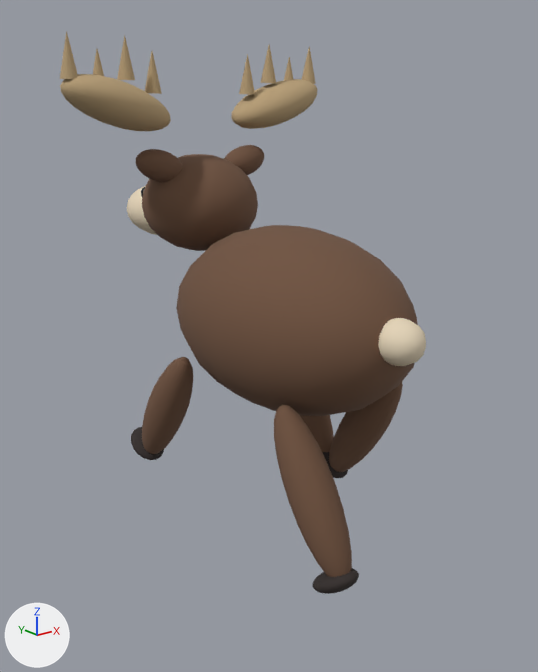
The glTF model public/models/moose.glb: old version first, new version second.
Rendered twice from a 50 mm lens placed at (-3.44, -4.1, 3.17), pointed at (-0.04, 0.15, 1.47). Arrows for +X, +Y and +Z are at lower left; the lights stay in place. The picture after the commit comes second. Both versions are drawn at frame 0 of the action 'run'; the numbers are the values there.

Objects in the first picture: 'Body', 'LegBLFoot', 'LegBLLimb', 'LegBRLimb', 'LegFLLimb', 'LegFRLimb', 'Palm-1', 'Palm1', 'Skull', 'Tail' and 3 more.
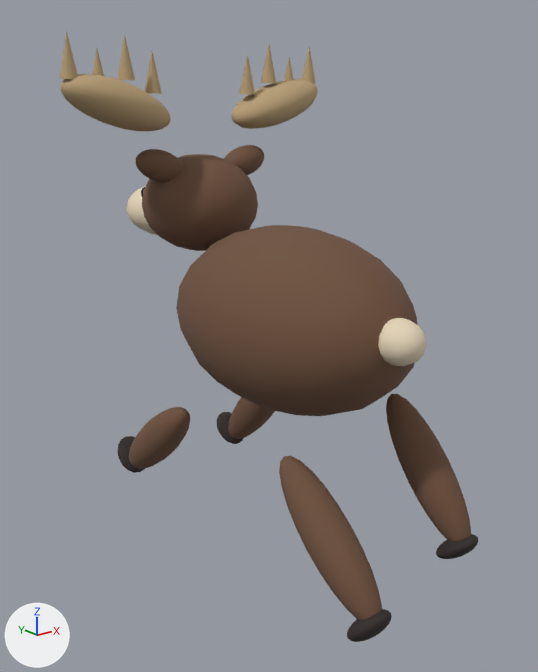
ob_legfl is not drawn itself; it is the parent of ob_legfllimb, ob_legflfoot.
ob_legbl is not drawn itself; it is the parent of ob_legbllimb, ob_legblfoot.
ob_legfr is not drawn itself; it is the parent of ob_legfrlimb, ob_legfrfoot.
ob_legbr is not drawn itself; it is the parent of ob_legbrlimb, ob_legbrfoot.

Where the change shows, as pixel boxes (x1, y1, x2, y2) in the pictures (538 x 672 px):
'LegBLLimb', moved, turned: before (274, 405, 352, 577); after (279, 456, 382, 620)
'LegBRLimb', moved, turned: before (329, 382, 403, 472); after (386, 394, 471, 542)
'LegFLLimb', moved, turned: before (142, 357, 193, 454); after (129, 407, 190, 469)
'LegFRLimb', moved, turned: before (300, 415, 334, 452); after (228, 397, 275, 439)
'LegBLFoot', moved, turned: before (312, 568, 359, 594); after (347, 609, 392, 642)
'LegBRFoot', moved, turned (mostly hidden before): before (322, 452, 348, 478); after (436, 534, 478, 559)
'LegFLFoot', moved, turned: before (131, 427, 164, 460); after (117, 436, 145, 473)
'LegFRFoot', moved, turned (not visible before): after (217, 412, 243, 444)

Patch to the scene script:
```diff
--- a/public/models/moose.glb.py
+++ b/public/models/moose.glb.py
@@ ob_legfl @@
 ob_legfl.parent = ob_visual
-ob_legfl.location = (-0.518, 0.626, 1.2)
-ob_legfl.rotation_euler = (0.55, 0.0, 0.0)  # degrees (32, 0, 0)
+ob_legfl.location = (-0.518, 0.675, 0.754)
+ob_legfl.rotation_euler = (0.85, 0.0, 0.0)  # degrees (49, 0, 0)
@@ ob_legbl @@
 ob_legbl.parent = ob_visual
-ob_legbl.location = (-0.518, -0.626, 1.2)
-ob_legbl.rotation_euler = (-0.55, 0.0, 0.0)  # degrees (-32, 0, 0)
+ob_legbl.location = (-0.518, -0.675, 0.852)
+ob_legbl.rotation_euler = (-0.843, 0.0, 0.0)  # degrees (-48, 0, 0)
@@ ob_legfr @@
 ob_legfr.parent = ob_visual
-ob_legfr.location = (0.518, 0.626, 1.2)
-ob_legfr.rotation_euler = (-0.55, 0.0, 0.0)  # degrees (-32, 0, 0)
+ob_legfr.location = (0.518, 0.669, 0.866)
+ob_legfr.rotation_euler = (0.724, 0.0, 0.0)  # degrees (41, 0, 0)
@@ ob_legbr @@
 ob_legbr.parent = ob_visual
-ob_legbr.location = (0.518, -0.626, 1.2)
-ob_legbr.rotation_euler = (0.55, 0.0, 0.0)  # degrees (32, 0, 0)
+ob_legbr.location = (0.518, -0.668, 1.034)
+ob_legbr.rotation_euler = (-0.686, 0.0, 0.0)  # degrees (-39, 0, 0)
```
